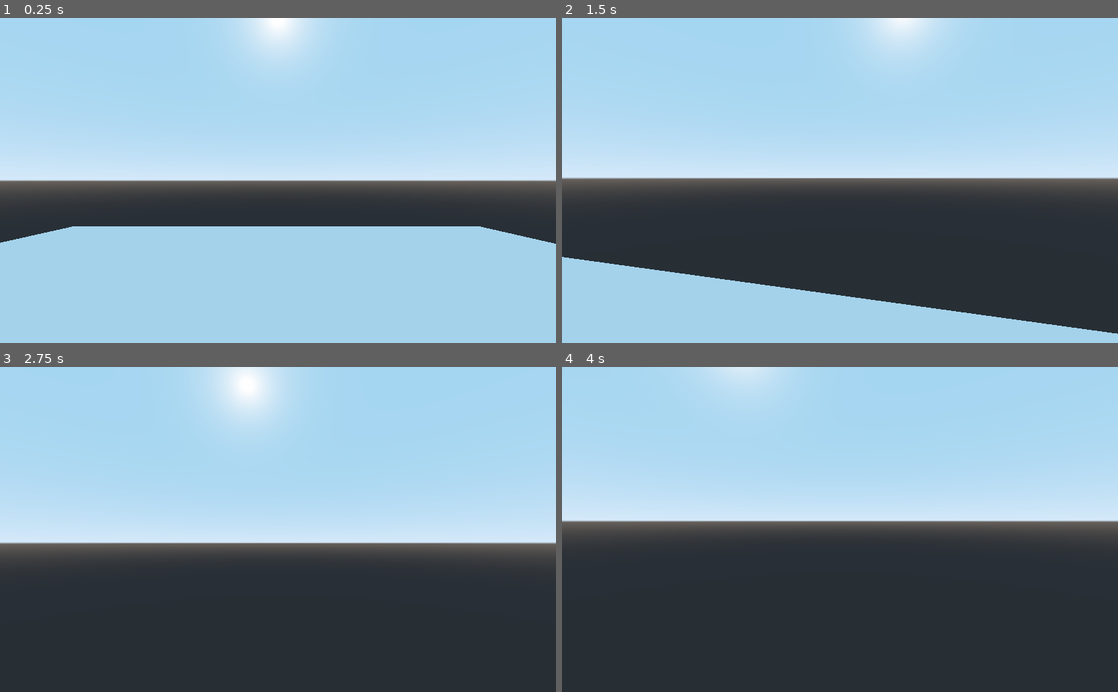
Above: before the commit, frames 1-4 (two rows, left to right).
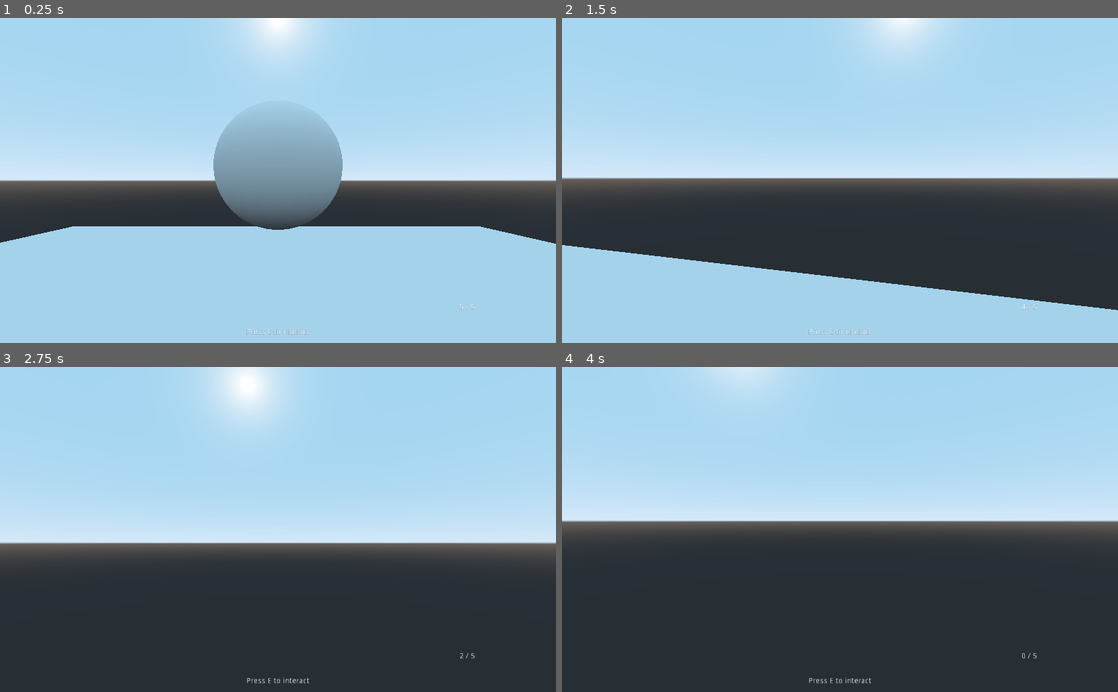
Above: after the commit, the same moments.

Repository: Jhonkman/FPStutorial
Game: Godot game, scene res://Scenes/World1.tscn
The game is run twice, just before and just after one commit, with the same random seed, the same clock (stepped at 60 frames per second) and the same inputs. Before the commit the project has no main scene; this scene is started directly in both runs.
Inputs (mouse positions are in pixels of both pictures, inside the frame that each line leads up to):
- Up to frame 1 (0.25 s): no input
- Up to frame 2 (1.5 s): tap E (Interact, bound only after the commit) at 0.5, 0.8, 1.25, 1.35 s; move the mouse to (867, 180) at 0.52 s; hold W (move_forward) from 0.53 s (still down); click (867, 180) at 0.6 s; tap Space (jump) at 0.77 s; move the mouse to (812, 180) at 1.27 s
- Up to frame 3 (2.75 s): keep holding W (move_forward); tap Space (jump) at 1.52 s; click (250, 529) at 1.55 s; tap E (Interact, bound only after the commit) at 2, 2.3 s; move the mouse to (289, 523) at 2.02 s; click (289, 523) at 2.1 s
- Up to frame 4 (4 s): keep holding W (move_forward); tap E (Interact, bound only after the commit) at 2.75, 2.85, 3.5, 3.8 s; move the mouse to (834, 536) at 2.77 s; tap Space (jump) at 3.02, 3.77 s; click (834, 536) at 3.05 s; move the mouse to (878, 532) at 3.52 s; click (878, 532) at 3.6 s

The runs differ from the first frame. In frame 1, 6.6% of the frame differs, in the area x 38-86%, y 30-98%; in frame 2, 5.5%; in frame 3, 0.1%; in frame 4, 0.1%.
Error after the commit: Attempt to call function 'set_text' in base 'null instance' on a null instance. (res://Player/Interaction.gd:26)

Commit message:
added a system for creating weapons and interactables

Diff:
--- /dev/null
+++ b/Interactable/Interactable.gd
@@ -0,0 +1,9 @@
+extends Node
+
+class_name Interactable
+
+func get_interaction_text():
+	return "Interact"
+
+func interact():
+	print("interacted with %s" % name)
--- /dev/null
+++ b/Player/Interaction.gd
@@ -0,0 +1,31 @@
+extends RayCast
+
+var current_collider
+
+onready var interaction_label = get_node("/root/World/UI/Interaction Label")
+
+func _ready():
+	set_interaction_text("")
+
+func _process(delta):
+	var collider = get_collider()
+
+	if is_colliding() and collider is Interactable:
+		if current_collider != collider:
+			set_interaction_text(collider.get_interaction_text())
+			current_collider = collider
+
+		if Input.is_action_just_pressed("Interact"):
+			collider.interact()
+			set_interaction_text(collider.get_interaction_text)
+	elif current_collider:
+		current_collider = null
+
+func set_interaction_text(text):
+	if !text:
+		interaction_label.set_text("")
+		interaction_label.set_visible(false)
+	else:
+		var interact_key = OS.get_scancode_string(InputMap.get_action_list("Interact")[0].scancode)
+		interaction_label.set_text("Press %s to %s" % [interact_key, text])
+		interaction_label.set_visible(true)
--- /dev/null
+++ b/Player/Player.tscn
@@ -0,0 +1,41 @@
+[gd_scene load_steps=6 format=2]
+
+[ext_resource path="res://Player/Weapon.gd" type="Script" id=1]
+[ext_resource path="res://Player/Player.gd" type="Script" id=2]
+[ext_resource path="res://Player/Interaction.gd" type="Script" id=3]
+
+[sub_resource type="CapsuleMesh" id=2]
+radius = 0.75
+mid_height = 1.25
+
+[sub_resource type="CapsuleShape" id=1]
+radius = 0.75
+height = 1.25
+
+[node name="Player" type="KinematicBody"]
+script = ExtResource( 2 )
+
+[node name="Head" type="Spatial" parent="."]
+transform = Transform( 1, 0, 0, 0, 1, 0, 0, 0, 1, 0, 0.922387, 0 )
+
+[node name="Camera" type="Camera" parent="Head"]
+
+[node name="RayCast" type="RayCast" parent="Head/Camera"]
+enabled = true
+cast_to = Vector3( 0, 0, -100 )
+
+[node name="InteractionRayCast" type="RayCast" parent="Head/Camera"]
+script = ExtResource( 3 )
+
+[node name="MeshInstance" type="MeshInstance" parent="."]
+transform = Transform( 1, 0, 0, 0, -1.62921e-07, -1, 0, 1, -1.62921e-07, 0, 0, 0 )
+mesh = SubResource( 2 )
+material/0 = null
+
+[node name="CollisionShape" type="CollisionShape" parent="."]
+transform = Transform( 1, 0, 0, 0, -1.62921e-07, -1, 0, 1, -1.62921e-07, 0, 0, 0 )
+shape = SubResource( 1 )
+
+[node name="Weapon" type="Node" parent="."]
+script = ExtResource( 1 )
+clip_size = 5
--- /dev/null
+++ b/Player/Shotgun.gd
@@ -0,0 +1,6 @@
+extends Weapon
+
+export var fire_range = 10
+
+func _ready():
+	raycast.cast_to = Vector3(0,0, -fire_range)
--- /dev/null
+++ b/Player/Weapon.gd
@@ -0,0 +1,49 @@
+extends Node
+
+class_name Weapon
+
+export var fire_rate = 0.5
+export var clip_size = 30
+export var reload_rate = 1
+
+var current_ammo = 0
+var can_fire = true
+var reloading = false
+
+onready var raycast = $"../Head/Camera/RayCast"
+onready var ammo_label = $"/root/World/UI/Label"
+
+func _ready():
+	current_ammo = clip_size
+func _process(delta):
+	if reloading:
+		ammo_label.set_text("Reloading...")
+	else:
+		ammo_label.set_text("%d / %d" % [current_ammo, clip_size])
+	if Input.is_action_just_pressed("primary_fire") and can_fire:
+		if current_ammo > 0 and not reloading:
+			fire()
+		elif not reloading:
+			reload()
+	if Input.is_action_just_pressed("Reload") and not reloading:
+		reload()
+func check_collision():
+	if raycast.is_colliding():
+		var collider = raycast.get_collider()
+		if collider.is_in_group("Enemies"):
+			collider.queue_free()
+			print("Killed" + collider.name)
+func reload():
+	print("reloading")
+	reloading = true
+	yield(get_tree().create_timer(reload_rate), "timeout")
+	current_ammo = clip_size
+	reloading = false
+	print("reload complete")
+func fire():
+	print("fired weapon")
+	can_fire = false
+	current_ammo -= 1
+	check_collision()
+	yield(get_tree().create_timer(fire_rate), "timeout")
+	can_fire = true
--- a/Scenes/Player.tscn
+++ /dev/null
@@ -1,36 +0,0 @@
-[gd_scene load_steps=5 format=2]
-
-[ext_resource path="res://Scenes/Player.gd" type="Script" id=1]
-[ext_resource path="res://Scenes/Weapon.gd" type="Script" id=2]
-
-[sub_resource type="CapsuleShape" id=1]
-radius = 0.75
-height = 1.25
-
-[sub_resource type="CapsuleMesh" id=2]
-radius = 0.75
-mid_height = 1.25
-
-[node name="Player" type="KinematicBody"]
-script = ExtResource( 1 )
-
-[node name="Head" type="Spatial" parent="."]
-transform = Transform( 1, 0, 0, 0, 1, 0, 0, 0, 1, 0, 0.922387, 0 )
-
-[node name="Camera" type="Camera" parent="Head"]
-
-[node name="RayCast" type="RayCast" parent="Head/Camera"]
-enabled = true
-cast_to = Vector3( 0, 0, -100 )
-
-[node name="CollisionShape" type="CollisionShape" parent="."]
-transform = Transform( 1, 0, 0, 0, -1.62921e-07, -1, 0, 1, -1.62921e-07, 0, 0, 0 )
-shape = SubResource( 1 )
-
-[node name="MeshInstance" type="MeshInstance" parent="."]
-transform = Transform( 1, 0, 0, 0, -1.62921e-07, -1, 0, 1, -1.62921e-07, 0, 0, 0 )
-mesh = SubResource( 2 )
-material/0 = null
-
-[node name="Weapon" type="Node" parent="."]
-script = ExtResource( 2 )
--- a/Scenes/Weapon.gd
+++ /dev/null
@@ -1,19 +0,0 @@
-extends Node
-
-export var fire_rate = 0.5
-export var clip_size = 30
-export var reload_rate = 1
-
-var current_ammo = clip_size
-var can_fire = true
-
-func _process(delta):
-	if Input.is_action_just_pressed("primary_fire") and can_fire:
-		#fire weapon
-		print("fired weapon")
-		can_fire = false
-		current_ammo -= 1
-
-		yield(get_tree().create_timer(fire_rate), "timeout")
-
-		can_fire = true
--- a/Scenes/World1.tscn
+++ b/Scenes/World1.tscn
@@ -1,11 +1,15 @@
-[gd_scene load_steps=4 format=2]
+[gd_scene load_steps=6 format=2]
 
-[ext_resource path="res://Scenes/Player.tscn" type="PackedScene" id=1]
+[ext_resource path="res://Player/Player.tscn" type="PackedScene" id=1]
 
-[sub_resource type="CubeMesh" id=3]
+[sub_resource type="CubeMesh" id=1]
 
-[sub_resource type="ConcavePolygonShape" id=4]
+[sub_resource type="ConcavePolygonShape" id=2]
 data = PoolVector3Array( -1, 1, 1, 1, 1, 1, -1, -1, 1, 1, 1, 1, 1, -1, 1, -1, -1, 1, 1, 1, -1, -1, 1, -1, 1, -1, -1, -1 …(284 unchanged characters)…
+
+[sub_resource type="SphereMesh" id=3]
+
+[sub_resource type="SphereShape" id=4]
 
 [node name="World" type="Spatial"]
 
@@ -13,10 +17,90 @@
 
 [node name="MeshInstance" type="MeshInstance" parent="."]
 transform = Transform( 10.1675, 0, 0, 0, 1, 0, 0, 0, 11.6985, -0.0851486, -3.52815, -0.024641 )
-mesh = SubResource( 3 )
+mesh = SubResource( 1 )
 material/0 = null
 
 [node name="StaticBody" type="StaticBody" parent="MeshInstance"]
 
 [node name="CollisionShape" type="CollisionShape" parent="MeshInstance/StaticBody"]
+shape = SubResource( 2 )
+
+[node name="Enemy" type="StaticBody" parent="." groups=[
+"Enemies",
+]]
+transform = Transform( 1, 0, 0, 0, 1, 0, 0, 0, 1, 0, 0, -3.72939 )
+
+[node name="MeshInstance" type="MeshInstance" parent="Enemy"]
+mesh = SubResource( 3 )
+material/0 = null
+
+[node name="CollisionShape" type="CollisionShape" parent="Enemy"]
 shape = SubResource( 4 )
+
+[node name="Enemy2" type="StaticBody" parent="." groups=[
+"Enemies",
+]]
+transform = Transform( 1, 0, 0, 0, 1, 0, 0, 0, 1, 0, 0, 6.00239 )
+
+[node name="MeshInstance" type="MeshInstance" parent="Enemy2"]
+mesh = SubResource( 3 )
+material/0 = null
+
+[node name="CollisionShape" type="CollisionShape" parent="Enemy2"]
+shape = SubResource( 4 )
+
+[node name="Enemy3" type="StaticBody" parent="." groups=[
+"Enemies",
+]]
+transform = Transform( 1, 0, 0, 0, 1, 0, 0, 0, 1, 5.53796, 0, -0.133172 )
+
+[node name="MeshInstance" type="MeshInstance" parent="Enemy3"]
+mesh = SubResource( 3 )
+material/0 = null
+
+[node name="CollisionShape" type="CollisionShape" parent="Enemy3"]
+shape = SubResource( 4 )
+
+[node name="Enemy4" type="StaticBody" parent="." groups=[
+"Enemies",
+]]
+transform = Transform( 1, 0, 0, 0, 1, 0, 0, 0, 1, -4.71086, 0, -0.133172 )
+
+[node name="MeshInstance" type="MeshInstance" parent="Enemy4"]
+mesh = SubResource( 3 )
+material/0 = null
+
+[node name="CollisionShape" type="CollisionShape" parent="Enemy4"]
+shape = SubResource( 4 )
+
+[node name="UI" type="Control" parent="."]
+anchor_right = 1.0
+anchor_bottom = 1.0
+__meta__ = {
+"_edit_use_anchors_": false
+}
+
+[node name="Label" type="Label" parent="UI"]
+anchor_left = 1.0
+anchor_top = 1.0
+anchor_right = 1.0
+anchor_bottom = 1.0
+margin_left = -178.0
+margin_top = -73.0
+text = "Ammo
+2/2"
+__meta__ = {
+"_edit_use_anchors_": false
+}
+
+[node name="InteractionLabel" type="Label" parent="UI"]
+anchor_top = 1.0
+anchor_right = 1.0
+anchor_bottom = 1.0
+margin_top = -39.0
+text = "Press E to interact"
+align = 1
+valign = 1
+__meta__ = {
+"_edit_use_anchors_": false
+}
--- a/project.godot
+++ b/project.godot
@@ -8,14 +8,26 @@
 
 config_version=4
 
-_global_script_classes=[  ]
+_global_script_classes=[ {
+"base": "Node",
+"class": "Interactable",
+"language": "GDScript",
+"path": "res://Interactable/Interactable.gd"
+}, {
+"base": "Node",
+"class": "Weapon",
+"language": "GDScript",
+"path": "res://Player/Weapon.gd"
+} ]
 _global_script_class_icons={
-
+"Interactable": "",
+"Weapon": ""
 }
 
 [application]
 
 config/name="FPS Tutorial"
+run/main_scene="res://Scenes/World1.tscn"
 config/icon="res://icon.png"
 
 [input]
@@ -55,6 +67,16 @@
 "events": [ Object(InputEventMouseButton,"resource_local_to_scene":false,"resource_name":"","device":0,"alt":false,"shi …(212 unchanged characters)…
  ]
 }
+Reload={
+"deadzone": 0.5,
+"events": [ Object(InputEventKey,"resource_local_to_scene":false,"resource_name":"","device":0,"alt":false,"shift":false,"control":false,"meta":false,"command":false,"pressed":false,"scancode":82,"unicode":0,"echo":false,"script":null)
+ ]
+}
+Interact={
+"deadzone": 0.5,
+"events": [ Object(InputEventKey,"resource_local_to_scene":false,"resource_name":"","device":0,"alt":false,"shift":false,"control":false,"meta":false,"command":false,"pressed":false,"scancode":69,"unicode":0,"echo":false,"script":null)
+ ]
+}
 
 [rendering]
 
Not shown, changed: .mono/metadata/ide_messaging_meta.txt
Renamed: Scenes/Player.gd -> Player/Player.gd
